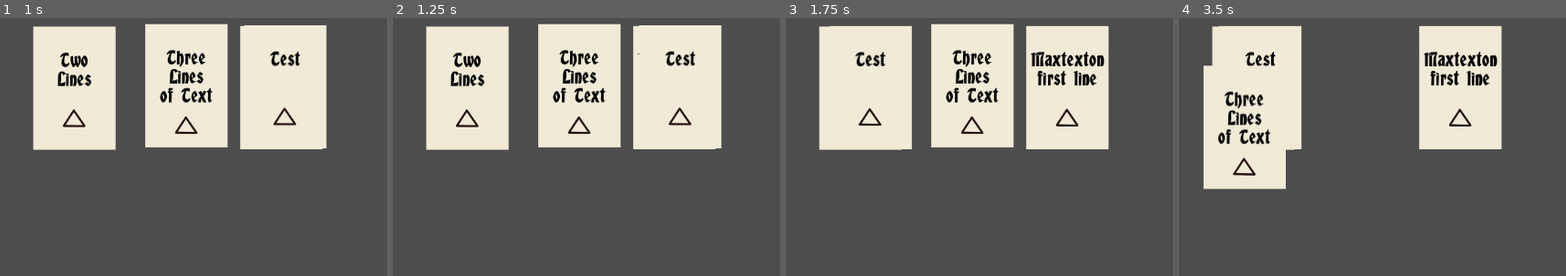
Above: before the commit, frames 1-4 (left to right).
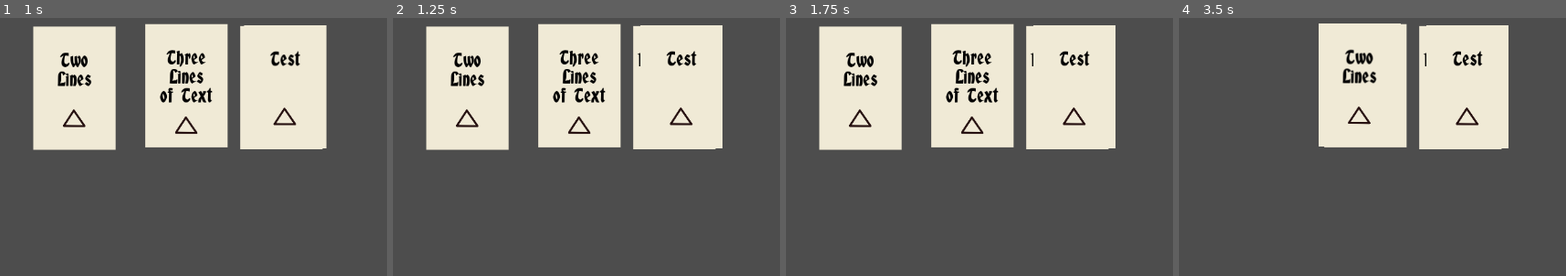
Above: after the commit, the same moments.

Repository: Ytlander/timeline-stories
Game: Godot game, scene res://Scenes/main.tscn
The game is run twice, just before and just after one commit, with the same random seed, the same clock (stepped at 60 frames per second) and the same inputs.
Inputs (mouse positions are in pixels of both pictures, inside the frame that each line leads up to):
- Up to frame 1 (1 s): tap Enter at 0.5 s; drag from (46, 95) to (282, 87) at 0.52 s
- Up to frame 2 (1.25 s): no input
- Up to frame 3 (1.75 s): drag from (1068, 87) to (859, 87) at 1.27 s
- Up to frame 4 (3.5 s): press the mouse at (1252, 87) at 2.03 s; release the mouse at (1252, 87) at 2.75 s; tap Space at 2.75 s; drag from (1364, 85) to (1237, 126) at 2.77 s

Frame 1 is identical in both runs. In frame 2, 0.6% of the frame differs, in the area x 63-86%, y 2-51%; in frame 3, 4.9%; in frame 4, 28%, in the area x 6-86%, y 2-67%.

Commit message:
add click_to_drop functionality

Diff:
--- a/Scenes/main.tscn
+++ b/Scenes/main.tscn
@@ -7,6 +7,7 @@
 
 [node name="Card Manager" type="Node2D" parent="."]
 script = ExtResource("2_bo1nx")
+click_to_drop = true
 
 [node name="Story_Card" parent="Card Manager" instance=ExtResource("1_jjgbg")]
 position = Vector2(201, 175)
--- a/Scripts/card_manager.gd
+++ b/Scripts/card_manager.gd
@@ -1,4 +1,6 @@
 extends Node2D
+
+@export var click_to_drop: bool = false
 
 var clicked_cards: Array
 var dragged_card: Area2D
@@ -12,9 +14,15 @@
 			check_overlapping_cards()
 			dragged_card.global_position = lerp(dragged_card.global_position, get_global_mouse_position(), lerp_speed * delta)
 
-		if Input.is_action_just_released("left_click"):
-			dragged_card = null
-			clicked_cards.clear()
+		if click_to_drop == false:
+			if Input.is_action_just_released("left_click"):
+				dragged_card = null
+				clicked_cards.clear()
+
+		if Input.is_action_just_pressed("left_click"):
+			if click_to_drop && dragged_card != null:
+				dragged_card = null
+				clicked_cards.clear()
 
 func check_overlapping_cards():
 		var overlapping_cards = dragged_card.get_overlapping_areas()
